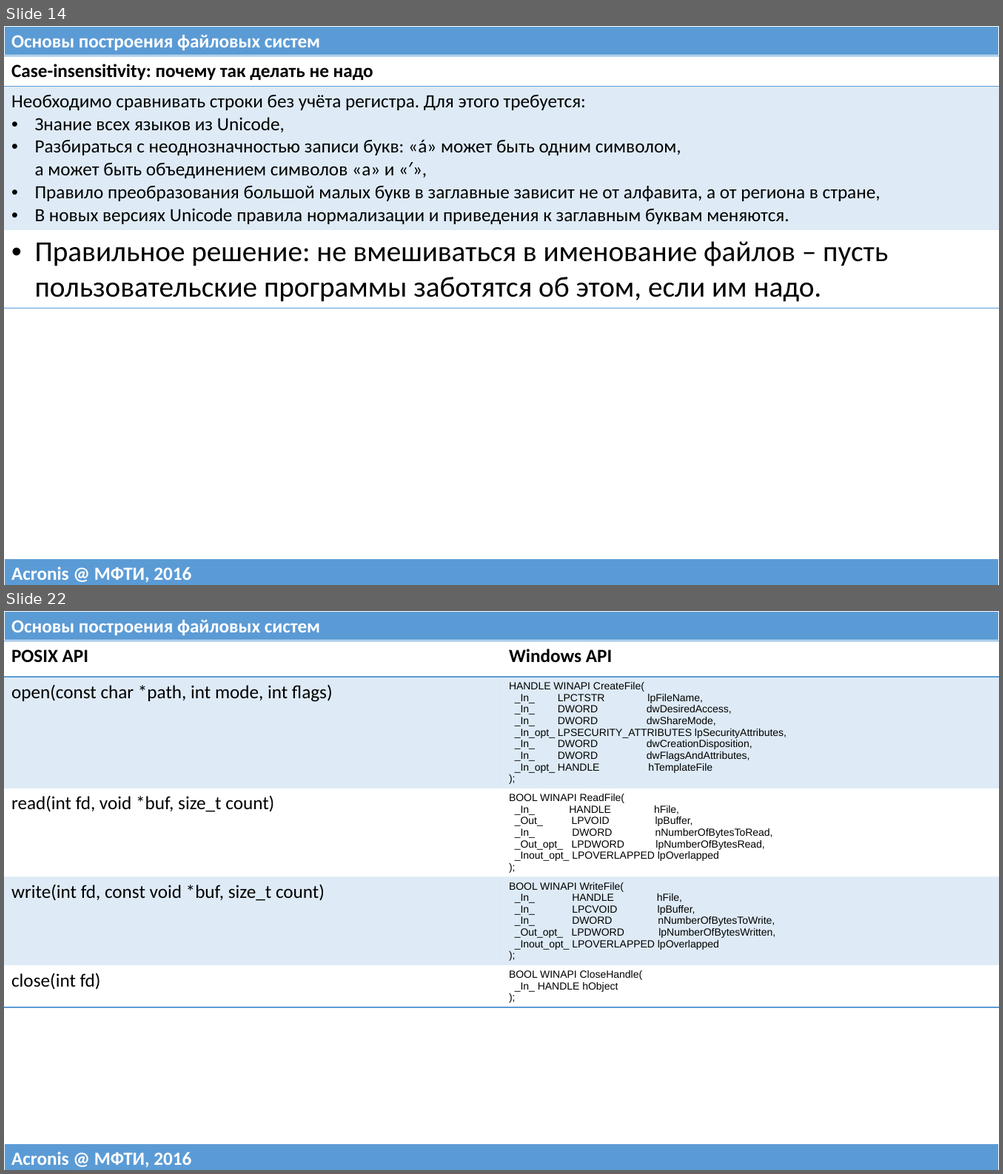
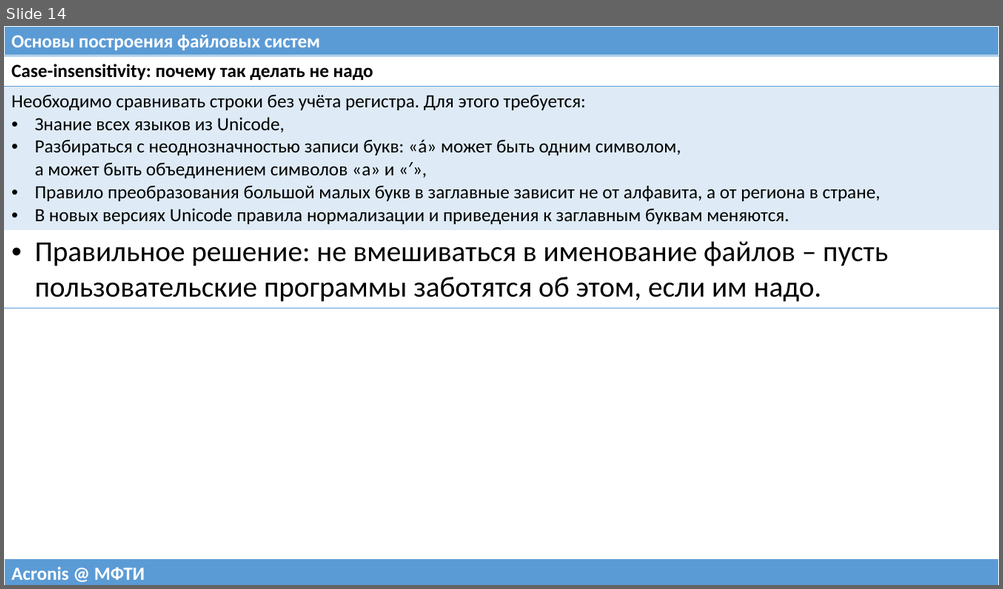
Before and after one commit to 75cc8545e7b021ed280ed0ef99fc7fc4/filesystems-101, a slide deck: talks/src/class01.pptx. Shown one above the other, each under a label of ours: slides 14 and 22 before the commit, slide 14 after it; the slides between them are not shown. The pictures are 1003x1174 and 1003x589 pixels, drawn with LibreOffice and Linux fonts; fonts in the diff are those of the drawing. Boxes give left, top, right and bottom in pixels: in the first picture for what was removed or moved away, otherwise in the second. Text is boxed around its words. In the diff, an @@ line names an element or a change of style, - is before the commit and + after.

```diff
--- a/talks/src/class01.pptx
+++ b/talks/src/class01.pptx
@@ slide 22 removed at [4,611,999,1170], background #FFFFFF @@
@@ table removed at [4,611,999,641], 1 rows, 1 columns @@
-Основы построения файловых систем
@@ table removed at [4,641,999,1031], 5 rows, 2 columns @@
-POSIX API | Windows API
-open(const char *path, int mode, int flags) | HANDLE WINAPI CreateFile( / _In_ LPCTSTR lpFileName, / _In_ DWORD dwDesiredAccess, / _In_ DWORD dwShareMode, / _In_opt_ LPSECURITY_ATTRIBUTES lpSecurityAttributes, / _In_ DWORD dwCreationDisposition, / _In_ DWORD dwFlagsAndAttributes, / _In_opt_ HANDLE hTemplateFile / );
-read(int fd, void *buf, size_t count) | BOOL WINAPI ReadFile( / _In_ HANDLE hFile, / _Out_ LPVOID lpBuffer, / _In_ DWORD nNumberOfBytesToRead, / _Out_opt_ LPDWORD lpNumberOfBytesRead, / _Inout_opt_ LPOVERLAPPED lpOverlapped / );
-write(int fd, const void *buf, size_t count) | BOOL WINAPI WriteFile( / _In_ HANDLE hFile, / _In_ LPCVOID lpBuffer, / _In_ DWORD nNumberOfBytesToWrite, / _Out_opt_ LPDWORD lpNumberOfBytesWritten, / _Inout_opt_ LPOVERLAPPED lpOverlapped / );
-close(int fd) | BOOL WINAPI CloseHandle( / _In_ HANDLE hObject / );
@@ table removed at [4,1144,999,1170], 1 rows, 1 columns @@
-Acronis @ МФТИ, 2016
@@ slide 14 changed as well @@
@@ table at [4,559,999,585] @@
-row 1, column 1: Acronis @ МФТИ, 2016
+row 1, column 1: Acronis @ МФТИ
```
Also in this commit, not shown: 13 other slides changed, 13 other slides removed, 3 other files.
